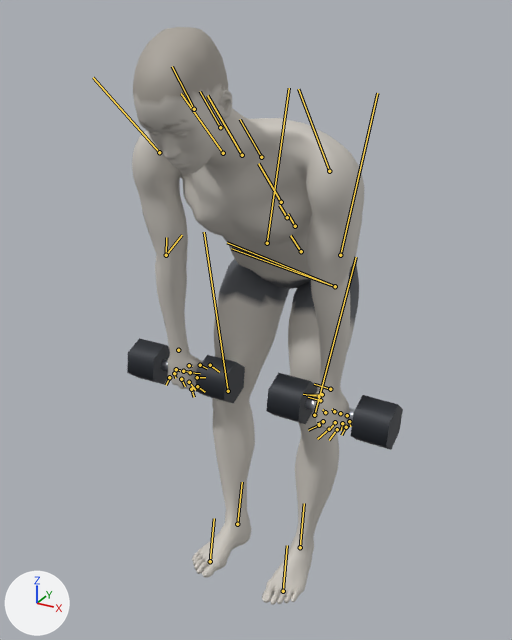
Renders of the glTF model exports/dumbbell-romanian-deadlift.glb from each side of a commit.
One viewpoint serves both versions: a 50 mm lens placed at (0.796, -1.526, 1.546), pointed at (-0.006, -0.067, 0.816). Arrows for +X, +Y and +Z are at lower left; the lights stay in place. The picture after the commit comes second. Both versions are drawn at frame 92 of the action 'dumbbell-romanian-deadlift'; the numbers are the values there. The bones that change, and the others that lie on the model, are drawn over the model as lines.
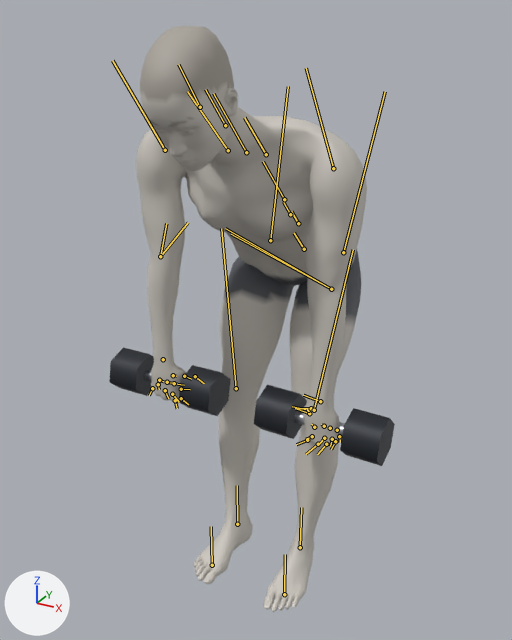
ob_dbl_right is not drawn itself; it is the parent of ob_mesh_1, ob_mesh_2, ob_mesh_3.
ob_dbr_right is not drawn itself; it is the parent of ob_mesh_4, ob_mesh_5, ob_mesh_6.

Boxes (x1, y1, x2, y2) around the edits, measured in the pictures (512 x 640 px):
'Mesh_0', posed: before (132, 27, 364, 605); after (136, 26, 367, 612)
'Mesh_3', posed: before (351, 395, 403, 450); after (340, 408, 395, 466)
'Mesh_5', posed (6% wider): before (196, 355, 245, 404); after (179, 365, 231, 416)
'Mesh_2', posed: before (266, 373, 317, 424); after (254, 385, 307, 439)
'Mesh_6', posed: before (127, 338, 170, 385); after (109, 347, 154, 396)
'Mesh_1', posed (mostly hidden): before (305, 397, 355, 422); after (294, 410, 345, 436)
'Mesh_4', posed (mostly hidden): before (161, 359, 196, 378); after (144, 370, 180, 389)
bone 'pelvis', root to tip: before (301, 251) to (290, 235); after (304, 249) to (294, 233)
bone 'upperarm_l', root to tip: before (329, 171) to (298, 89); after (333, 168) to (306, 68)
bone 'hand_l', root to tip: before (330, 389) to (314, 384); after (320, 401) to (303, 395)
bone 'upperarm_r', root to tip: before (159, 152) to (93, 77); after (165, 150) to (112, 60)
bone 'hand_r', root to tip: before (178, 350) to (180, 349); after (163, 359) to (164, 358)
bone 'thigh_l', root to tip: before (340, 255) to (377, 93); after (343, 252) to (385, 91)
bone 'calf_l', root to tip: before (314, 415) to (356, 257); after (314, 410) to (353, 249)
bone 'foot_l', root to tip: before (300, 547) to (304, 503); after (300, 547) to (301, 507)
bone 'thigh_r', root to tip: before (267, 243) to (289, 88); after (270, 240) to (288, 86)
bone 'calf_r', root to tip: before (228, 391) to (204, 232); after (236, 388) to (221, 228)
bone 'foot_r', root to tip: before (237, 524) to (242, 482); after (237, 524) to (237, 485)

Patch to the scene script:
```diff
--- a/exports/dumbbell-romanian-deadlift.glb.py
+++ b/exports/dumbbell-romanian-deadlift.glb.py
@@ bone_pelvis @@
 bone_pelvis = bpy.data.objects['Body'].pose.bones['pelvis']  # child of 'Root'
-bone_pelvis.location = (-0.185, -0.048, 0.0)
+bone_pelvis.location = (-0.206, -0.046, 0.0)
@@ bone_upperarm_l @@
 bone_upperarm_l = bpy.data.objects['Body'].pose.bones['upperarm_l']  # child of 'clavicle_l'
-bone_upperarm_l.rotation_quaternion = (0.751, -0.014, -0.66, 0.003)  # degrees (-11, -82, 10)
+bone_upperarm_l.rotation_quaternion = (0.734, 0.055, -0.675, 0.049)  # degrees (10, -85, -2)
@@ bone_hand_l @@
 bone_hand_l = bpy.data.objects['Body'].pose.bones['hand_l']  # child of 'lowerarm_l'
-bone_hand_l.rotation_quaternion = (-0.995, 0.025, -0.095, -0.025)  # degrees (-3, 11, 3)
+bone_hand_l.rotation_quaternion = (-0.994, 0.078, -0.079, -0.021)  # degrees (-9, 9, 2)
@@ bone_upperarm_r @@
 bone_upperarm_r = bpy.data.objects['Body'].pose.bones['upperarm_r']  # child of 'clavicle_r'
-bone_upperarm_r.rotation_quaternion = (0.751, 0.014, 0.66, 0.003)  # degrees (11, 82, 10)
+bone_upperarm_r.rotation_quaternion = (0.734, -0.055, 0.675, 0.049)  # degrees (-10, 85, -2)
@@ bone_hand_r @@
 bone_hand_r = bpy.data.objects['Body'].pose.bones['hand_r']  # child of 'lowerarm_r'
-bone_hand_r.rotation_quaternion = (0.995, 0.025, -0.095, 0.025)  # degrees (3, -11, 3)
+bone_hand_r.rotation_quaternion = (0.994, 0.078, -0.079, 0.021)  # degrees (9, -9, 2)
@@ bone_thigh_l @@
 bone_thigh_l = bpy.data.objects['Body'].pose.bones['thigh_l']  # child of 'pelvis'
-bone_thigh_l.rotation_quaternion = (0.823, -0.057, 0.047, 0.563)  # degrees (-2, 8, 69)
+bone_thigh_l.rotation_quaternion = (0.826, -0.072, 0.042, 0.558)  # degrees (-4, 9, 68)
@@ bone_calf_l @@
 bone_calf_l = bpy.data.objects['Body'].pose.bones['calf_l']  # child of 'thigh_l'
-bone_calf_l.rotation_quaternion = (0.984, -0.043, 0.024, -0.169)  # degrees (-5, 2, -20)
+bone_calf_l.rotation_quaternion = (0.99, -0.017, 0.017, -0.136)  # degrees (-2, 2, -16)
@@ bone_foot_l @@
 bone_foot_l = bpy.data.objects['Body'].pose.bones['foot_l']  # child of 'calf_l'
-bone_foot_l.rotation_quaternion = (0.993, 0.09, -0.046, 0.065)  # degrees (10, -6, 7)
+bone_foot_l.rotation_quaternion = (0.995, 0.079, -0.037, -0.044)  # degrees (9, -4, -5)
@@ bone_thigh_r @@
 bone_thigh_r = bpy.data.objects['Body'].pose.bones['thigh_r']  # child of 'pelvis'
-bone_thigh_r.rotation_quaternion = (0.823, 0.057, -0.047, 0.563)  # degrees (2, -8, 69)
+bone_thigh_r.rotation_quaternion = (0.826, 0.072, -0.042, 0.558)  # degrees (4, -9, 68)
@@ bone_calf_r @@
 bone_calf_r = bpy.data.objects['Body'].pose.bones['calf_r']  # child of 'thigh_r'
-bone_calf_r.rotation_quaternion = (0.984, 0.043, -0.024, -0.169)  # degrees (5, -2, -20)
+bone_calf_r.rotation_quaternion = (0.99, 0.017, -0.017, -0.136)  # degrees (2, -2, -16)
@@ bone_foot_r @@
 bone_foot_r = bpy.data.objects['Body'].pose.bones['foot_r']  # child of 'calf_r'
-bone_foot_r.rotation_quaternion = (0.993, -0.09, 0.046, 0.065)  # degrees (-10, 6, 7)
+bone_foot_r.rotation_quaternion = (0.995, -0.079, 0.037, -0.044)  # degrees (-9, 4, -5)
```
